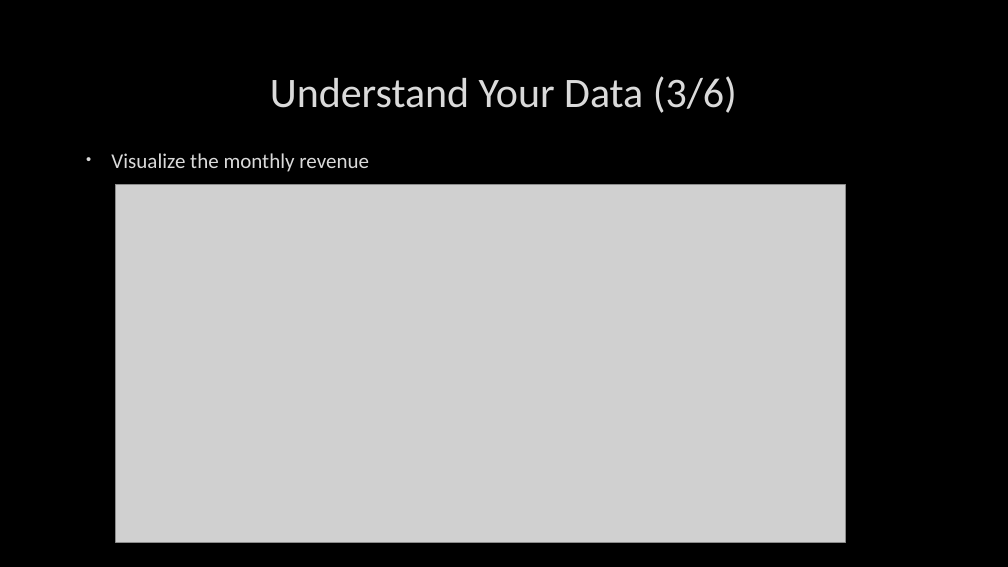
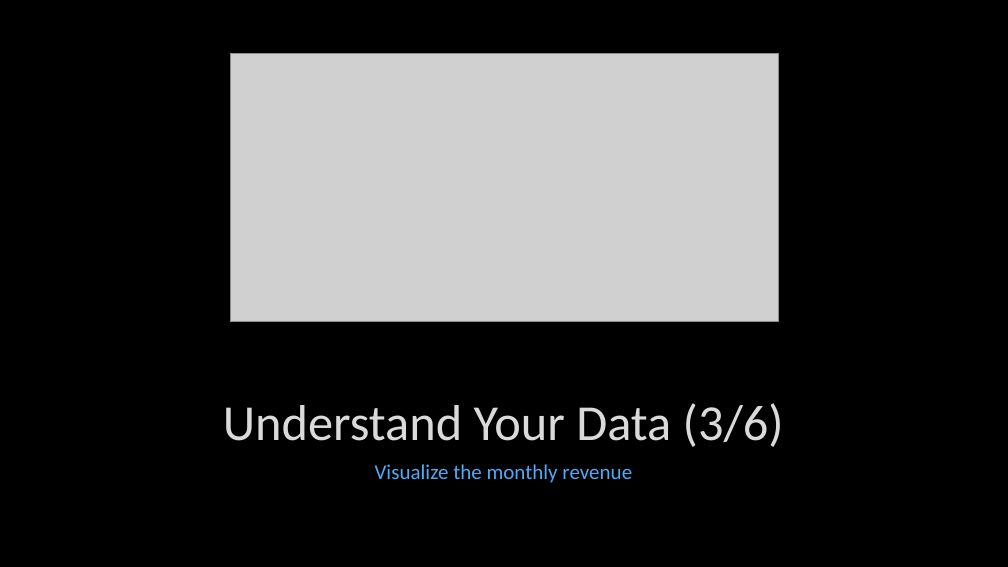
Before and after one commit to pantuwong/retail_analysis, a slide deck: slide 6 of Data Analysis in Python.pptx. Drawn at 1008x567 pixels with LibreOffice and Linux fonts; fonts in the diff are those of the drawing; grey boxes stand for pictures; background and template pictures are left out. Boxes give left, top, right and bottom in pixels: in the first picture for what was removed or moved away, otherwise in the second. Text is boxed around its words. In the diff, an @@ line names an element or a change of style, - is before the commit and + after.

```diff
--- a/Data Analysis in Python.pptx
+++ b/Data Analysis in Python.pptx
@@ picture resized from (x1=116, y1=185, x2=845, y2=542) to (x1=230, y1=53, x2=778, y2=321) @@
@@ title "Understand Your Data (3/6)" moved from (x1=270, y1=76, x2=737, y2=113) to (x1=223, y1=403, x2=784, y2=447) @@
@@ title "Understand Your Data (3/6)" at (x1=223, y1=403, x2=784, y2=447): size 40 to 48 pt; vertical alignment middle to bottom @@
@@ text "Visualize the monthly revenue" moved from (x1=111, y1=153, x2=369, y2=172) to (x1=375, y1=464, x2=632, y2=483) @@
@@ text "Visualize the monthly revenue" at (x1=375, y1=464, x2=632, y2=483): text colour #DADADA to #4DABF7; alignment left to centre; bullet • to none @@
```
Also in this commit, not shown: 18 other slides changed.
